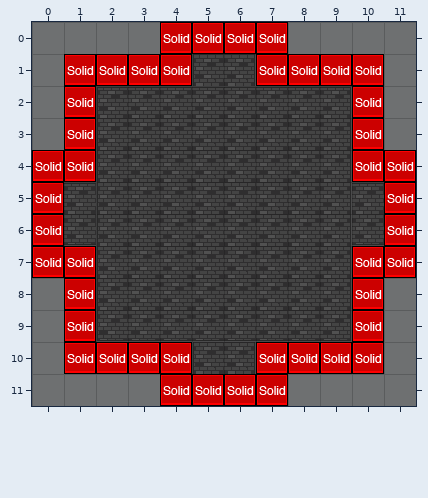
A Tiled map gets an edit: data/map/levelbase.tmx. This is how it looked before the edit.
Cells are 32x32 px. Shown: x 0..11, y 0..11.
Once edited:
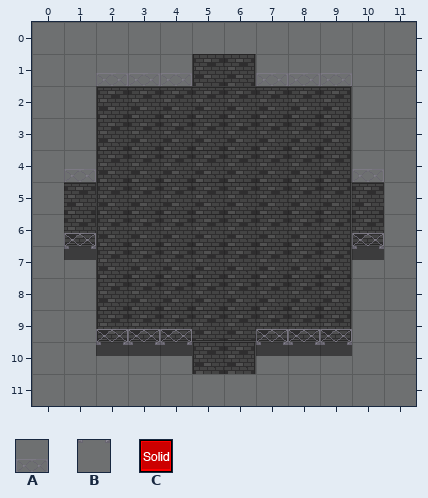
Key: from "base_tiles": A 0, B 16; from "metatiles32x32": C 0 "solid".
_ is an empty cell.
Tiles of an added or newly shown layer are drawn over the layers below it.
Change:
Layer "collision" (now hidden):
y 0: x 4..7 CCCC -> ____
y 1: x 1..4 CCCC -> ____; x 7..10 CCCC -> ____
y 2..3: x 1 C -> _; x 10 C -> _
y 4: x 0..1 CC -> __; x 10..11 CC -> __
y 5..6: x 0 C -> _; x 11 C -> _
y 7: x 0..1 CC -> __; x 10..11 CC -> __
y 8..9: x 1 C -> _; x 10 C -> _
y 10: x 1..4 CCCC -> ____; x 7..10 CCCC -> ____
y 11: x 4..7 CCCC -> ____
Layer "fences" (added):
y 1: x 2..4 ___ -> AAA; x 7..9 ___ -> AAA
y 4: x 1 _ -> A; x 10 _ -> A
y 6: x 1 _ -> A; x 10 _ -> A
y 7: x 1 _ -> B; x 10 _ -> B
y 9: x 2..4 ___ -> AAA; x 7..9 ___ -> AAA
y 10: x 2..4 ___ -> BBB; x 7..9 ___ -> BBB
Changed places in both pictures, as pixel boxes (x1, y1, x2, y2):
changed: (32, 22, 416, 406)
